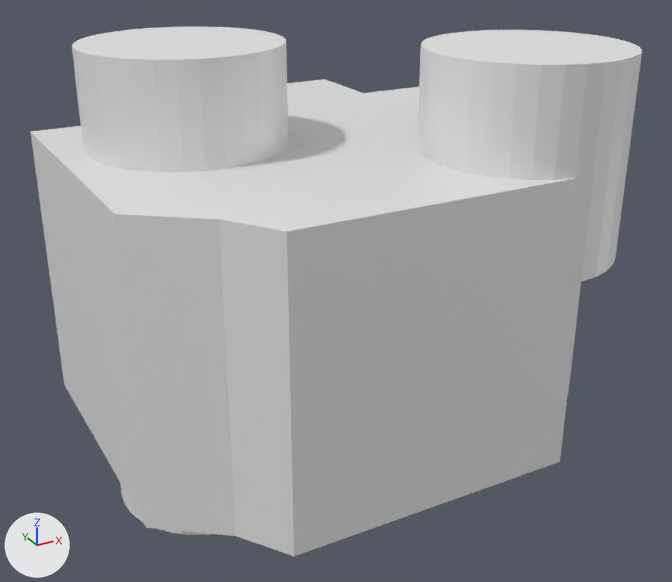
Before and after pictures for a commit that changed the Blender file blender/cube.blend.
One viewpoint serves both versions: a 50 mm lens placed at (-291.0, -343.0, 193.0), pointed at (-66.0, 65.0, -11.0). The lights are fixed; the arrows at lower left show +X, +Y and +Z.

The first picture shows 'Minus', 'Minus.001', 'Plus'.
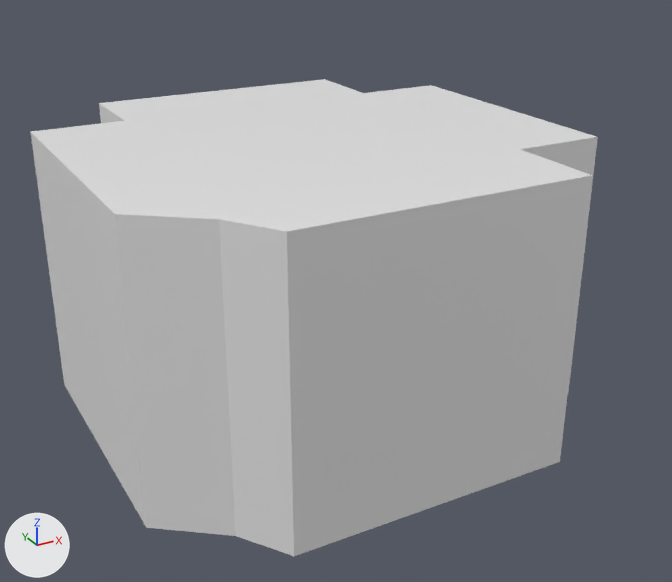
Location of each change, [x1, y1, x2, y2] in pixels of the pictures (672 x 582 px):
'Minus', hidden
    before: [417, 30, 642, 284]
'Minus.001', hidden
    before: [72, 27, 288, 535]

Edits to the bpy script that builds the scene:
```text
Change ob_plus:
    remove _m = ob_plus.modifiers.new('Boolean', 'BOOLEAN')
    remove _m.object = ob_minus
    remove _m = ob_plus.modifiers.new('Boolean.001', 'BOOLEAN')
    remove _m.object = ob_minus_001
    where _m = ob_plus.modifiers.new('Boolean.002', 'BOOLEAN')
    add _m.operand_type = 'COLLECTION'
Change ob_minus:
    add ob_minus.hide_set(True)  # its collection is switched off
Change ob_minus_001:
    add ob_minus_001.hide_set(True)  # its collection is switched off
```
